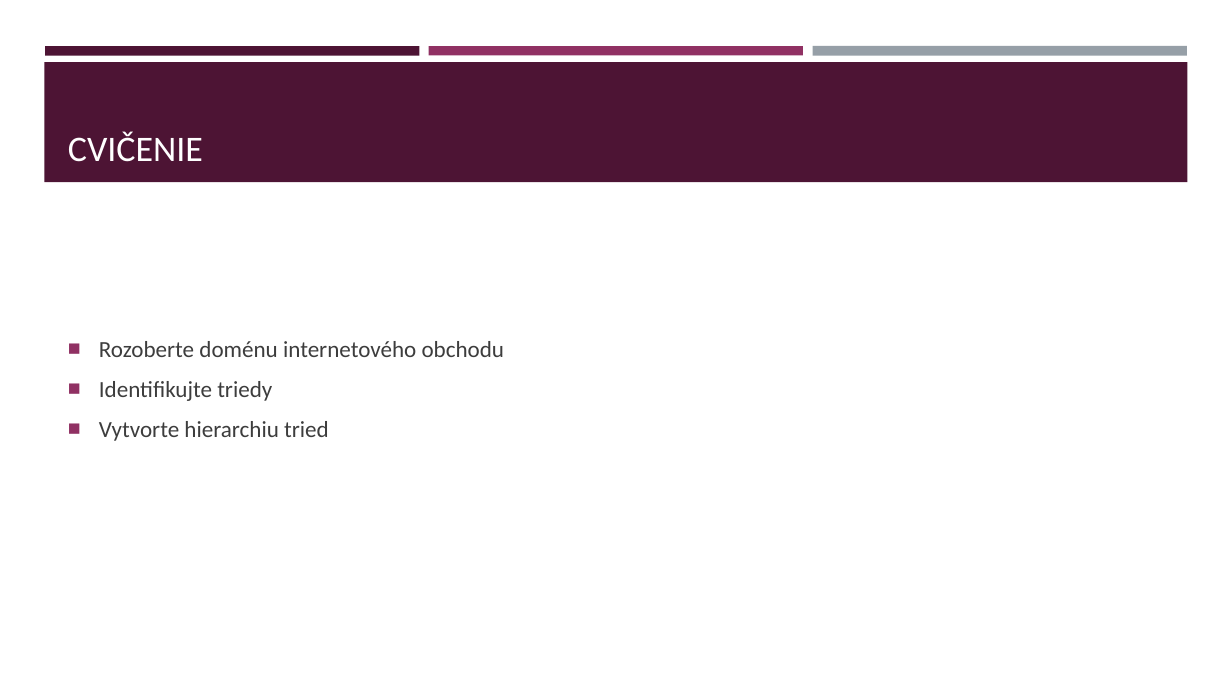
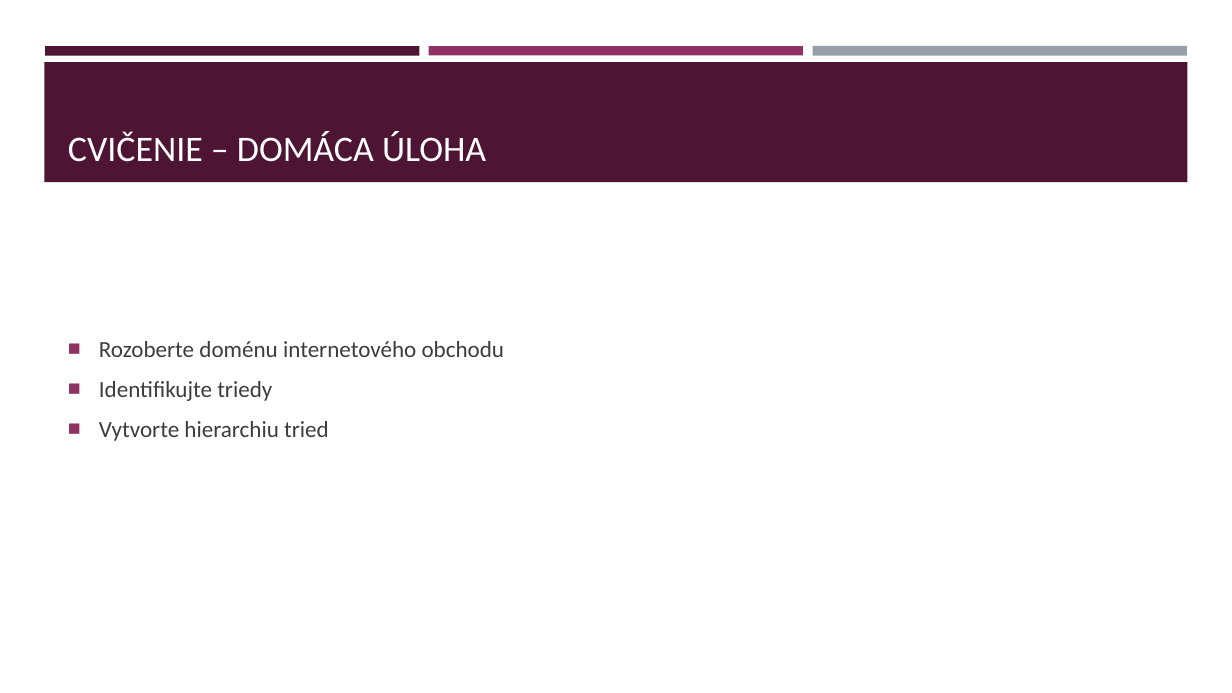
Before and after one commit to gasparv/java-class-basics, a slide deck: slide 125 of JavaZaklady-skolenie.pptx. Drawn at 1232x693 pixels with LibreOffice and Linux fonts; fonts in the diff are those of the drawing. Boxes give left, top, right and bottom in pixels: in the first picture for what was removed or moved away, otherwise in the second. Text is boxed around its words. In the diff, an @@ line names an element or a change of style, - is before the commit and + after.

```diff
--- a/JavaZaklady-skolenie.pptx
+++ b/JavaZaklady-skolenie.pptx
@@ title at (68,131,486,162): text changed @@
-CVIČENIE
+CVIČENIE – DOMÁCA ÚLOHA
```
Also in this commit, not shown: 6 other slides changed, 23 slides added.
